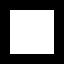
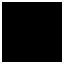
Revision of a layered (64, 64) image; what changed, layer by layer:
renamed "Layer #1" to "Background.png", painted on it over [0, 0, 64, 64]
removed layer "Layer" over [10, 10, 54, 54]
removed layer "Layer #2" over [0, 0, 64, 64]
